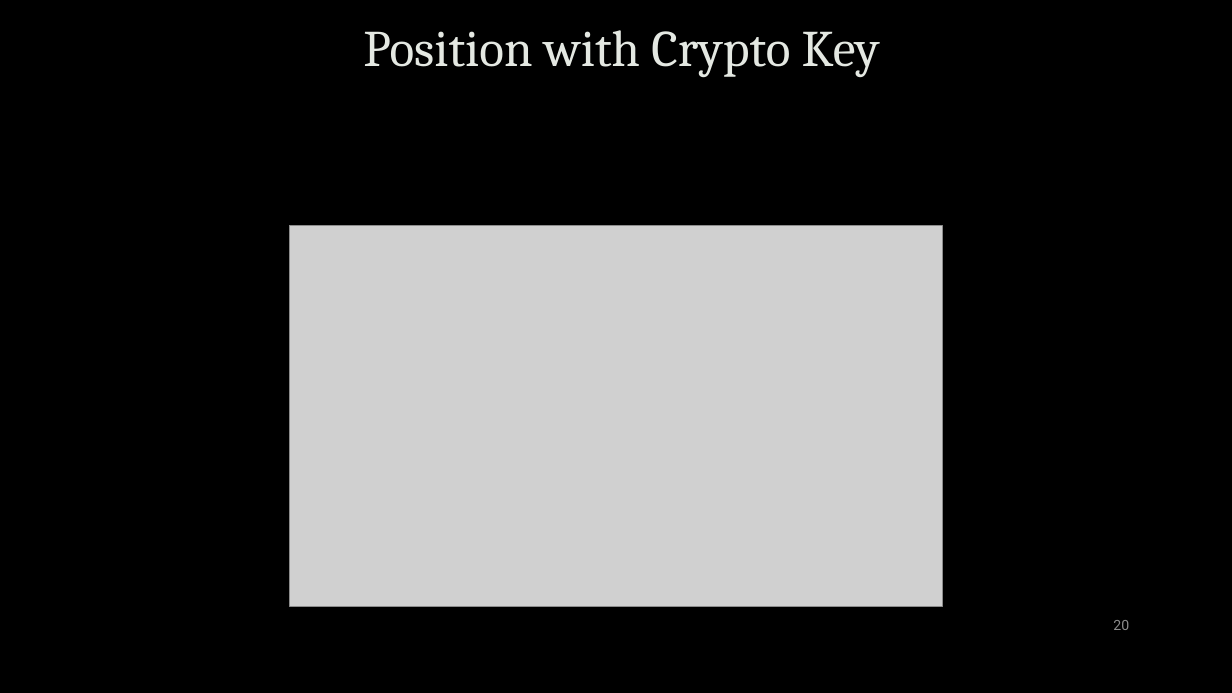
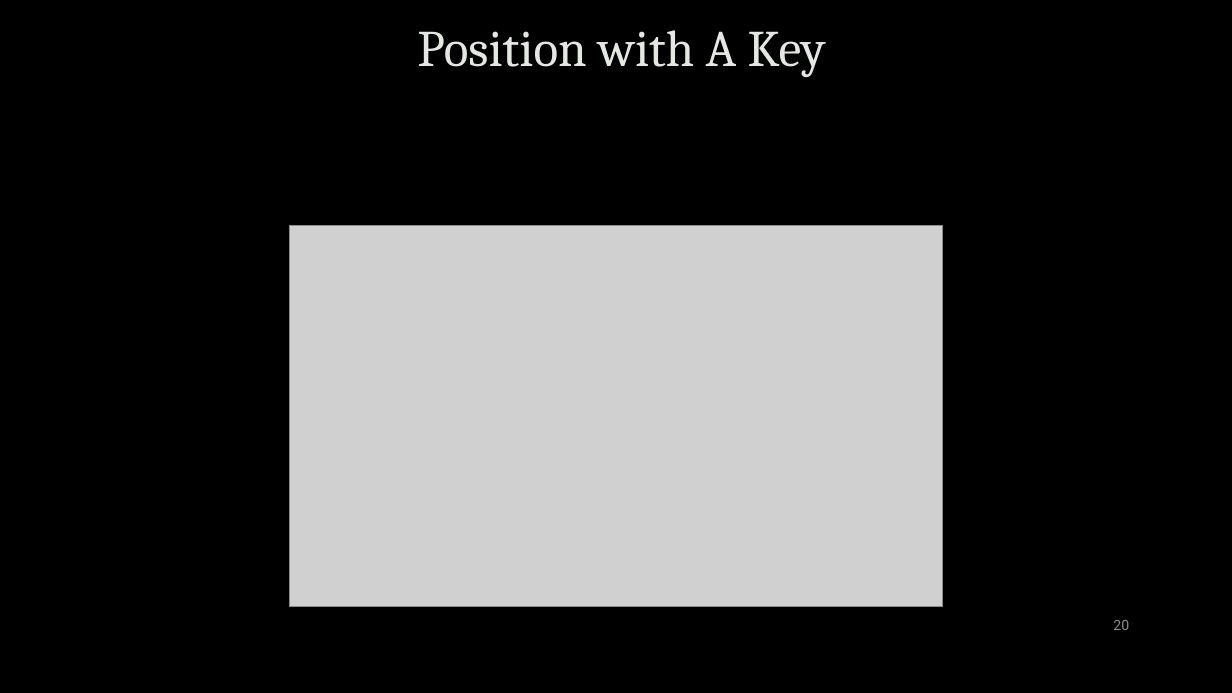
Before and after one commit to zhanyixinghua/cits1003, a slide deck: slide 20 of cits1003-lecture_slides/CITS1003-8 Forensics-exercises.pptx. Drawn at 1232x693 pixels with LibreOffice and Linux fonts; fonts in the diff are those of the drawing; grey boxes stand for pictures; background and template pictures are left out. Boxes give left, top, right and bottom in pixels: in the first picture for what was removed or moved away, otherwise in the second. Text is boxed around its words. In the diff, an @@ line names an element or a change of style, - is before the commit and + after.

Commit message:
typos in slides of week 8 corrected

```diff
--- a/cits1003-lecture_slides/CITS1003-8 Forensics-exercises.pptx
+++ b/cits1003-lecture_slides/CITS1003-8 Forensics-exercises.pptx
@@ title at <box>417,30,826,77</box>: text changed @@
-Position with Crypto Key
+Position with A Key
```
Also in this commit, not shown: 16 other slides changed, 1 slide added.
